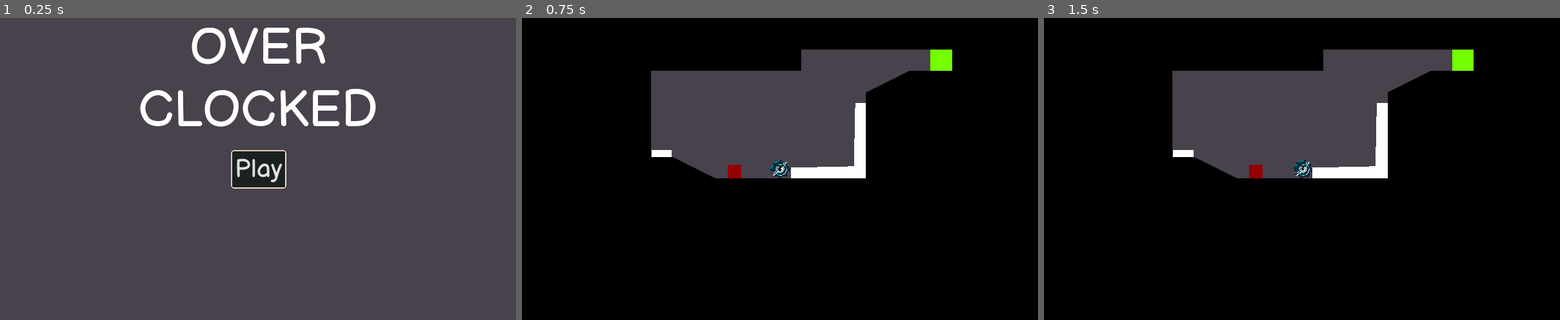
Above: before the commit, frames 1-3 (left to right).
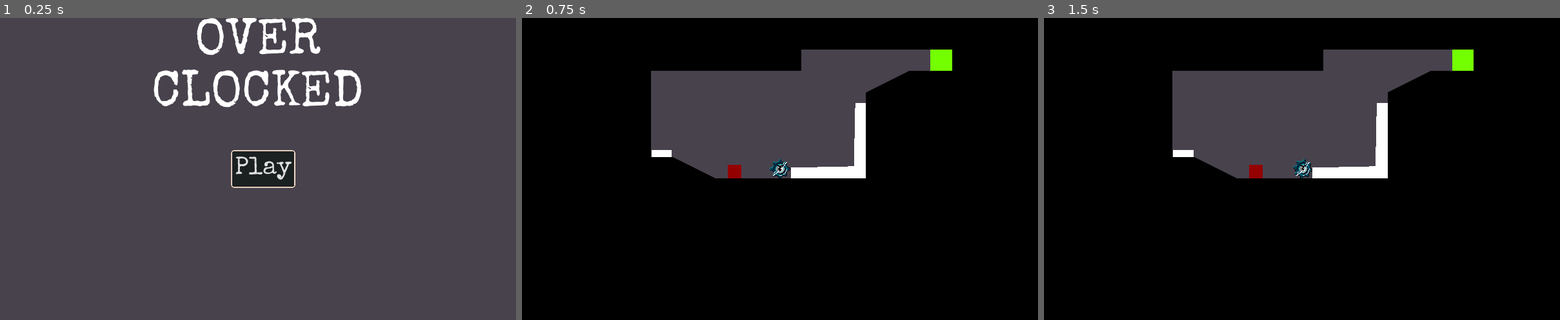
Above: after the commit, the same moments.

Repository: AlaraBread/Overclocked
Game: Godot game, scene res://menus/MainMenu.tscn
Two runs of this game, one before a commit and one after it. Both use one fixed random seed, a clock stepped at 60 frames per second and the inputs below.
Inputs:
- Up to frame 1 (0.25 s): no input
- Up to frame 2 (0.75 s): click "Play" at 0.5 s
- Up to frame 3 (1.5 s): tap Enter at 1.25 s; hold D (right) from 1.28 s (still down)

The runs differ from the first frame. In frame 1, 6.1% of the frame differs, in the area x 27-73%, y 0-57%; in frame 2, nothing differs; in frame 3, nothing differs.

Commit message:
moving platforms and conveyor belts

Diff:
--- a/assets/theme/Theme.tres
+++ b/assets/theme/Theme.tres
@@ -1,10 +1,10 @@
 [gd_resource type="Theme" load_steps=8 format=2]
 
-[ext_resource path="res://assets/theme/BalsamiqSans-Regular.ttf" type="DynamicFontData" id=1]
+[ext_resource path="res://assets/theme/SpecialElite-Regular.ttf" type="DynamicFontData" id=2]
 
 [sub_resource type="DynamicFont" id=1]
 size = 50
-font_data = ExtResource( 1 )
+font_data = ExtResource( 2 )
 
 [sub_resource type="StyleBoxFlat" id=2]
 bg_color = Color( 0.113725, 0, 0.0196078, 1 )
@@ -73,7 +73,7 @@
 
 [sub_resource type="DynamicFont" id=6]
 size = 30
-font_data = ExtResource( 1 )
+font_data = ExtResource( 2 )
 
 [resource]
 default_font = SubResource( 6 )
--- a/game/Level.tscn
+++ b/game/Level.tscn
@@ -7,9 +7,9 @@
 [ext_resource path="res://assets/slant_bottom_right.png" type="Texture" id=5]
 [ext_resource path="res://assets/slant_top_left.png" type="Texture" id=6]
 [ext_resource path="res://assets/slant_bottom_left.png" type="Texture" id=7]
+[ext_resource path="res://assets/theme/SpecialElite-Regular.ttf" type="DynamicFontData" id=8]
 [ext_resource path="res://game/objects/ExitDoor.tscn" type="PackedScene" id=11]
 [ext_resource path="res://assets/theme/Theme.tres" type="Theme" id=12]
-[ext_resource path="res://assets/theme/BalsamiqSans-Regular.ttf" type="DynamicFontData" id=13]
 
 [sub_resource type="ConvexPolygonShape2D" id=1]
 points = PoolVector2Array( 64, 64, 0, 64, 0, 0, 64, 0 )
@@ -135,7 +135,7 @@
 
 [sub_resource type="DynamicFont" id=7]
 size = 70
-font_data = ExtResource( 13 )
+font_data = ExtResource( 8 )
 
 [node name="Level" type="Node2D"]
 pause_mode = 2
--- /dev/null
+++ b/game/objects/ConveyorBelt.gd
@@ -0,0 +1,6 @@
+extends StaticBody2D
+
+export(Vector2) var velocity = Vector2.RIGHT
+
+func time_scale_changed(t:float):
+	constant_linear_velocity = velocity*t
--- /dev/null
+++ b/game/objects/ConveyorBelt.tscn
@@ -0,0 +1,22 @@
+[gd_scene load_steps=3 format=2]
+
+[ext_resource path="res://game/objects/ConveyorBelt.gd" type="Script" id=1]
+
+[sub_resource type="RectangleShape2D" id=1]
+extents = Vector2( 128, 32 )
+
+[node name="ConveyorBelt" type="StaticBody2D"]
+script = ExtResource( 1 )
+
+[node name="CollisionShape2D" type="CollisionShape2D" parent="."]
+shape = SubResource( 1 )
+
+[node name="ColorRect" type="ColorRect" parent="."]
+margin_left = -128.0
+margin_top = -32.0
+margin_right = 128.0
+margin_bottom = 32.0
+color = Color( 0.87451, 0, 1, 1 )
+__meta__ = {
+"_edit_use_anchors_": false
+}
--- /dev/null
+++ b/game/objects/MovingPlatform.gd
@@ -0,0 +1,32 @@
+extends StaticBody2D
+
+export(Vector2) var offset = Vector2(64, 0)
+export(float) var speed:float = 1
+
+var initial_pos:Vector2
+var end_pos:Vector2
+var dir:Vector2
+func _ready():
+	if(offset.x < 0):
+		position.x += offset.x
+		offset.x *= -1
+	if(offset.y < 0):
+		position.y += offset.y
+		offset.y *= -1
+	initial_pos = position
+	end_pos = position+offset
+	dir = offset.normalized()
+
+func _physics_process(delta:float):
+	position += dir*(speed*delta*time_scale)
+	if((position-end_pos).length_squared() < 10):
+		dir = -Vector2(abs(dir.x), abs(dir.y))
+		constant_linear_velocity = dir*(speed*time_scale)
+	elif((position-initial_pos).length_squared() < 10):
+		dir = Vector2(abs(dir.x), abs(dir.y))
+		constant_linear_velocity = dir*(speed*time_scale)
+
+var time_scale:float = 1
+func time_scale_changed(t:float):
+	time_scale = t
+	constant_linear_velocity = dir*(speed*t)
--- /dev/null
+++ b/game/objects/MovingPlatform.tscn
@@ -0,0 +1,23 @@
+[gd_scene load_steps=3 format=2]
+
+[ext_resource path="res://game/objects/MovingPlatform.gd" type="Script" id=1]
+
+[sub_resource type="RectangleShape2D" id=1]
+extents = Vector2( 128, 32 )
+
+[node name="MovingPlatform" type="StaticBody2D"]
+script = ExtResource( 1 )
+speed = 100.0
+
+[node name="CollisionShape2D" type="CollisionShape2D" parent="."]
+shape = SubResource( 1 )
+
+[node name="ColorRect" type="ColorRect" parent="."]
+margin_left = -128.0
+margin_top = -32.0
+margin_right = 128.0
+margin_bottom = 32.0
+color = Color( 0.968627, 1, 0, 1 )
+__meta__ = {
+"_edit_use_anchors_": false
+}
--- a/menus/MainMenu.tscn
+++ b/menus/MainMenu.tscn
@@ -1,6 +1,6 @@
 [gd_scene load_steps=5 format=2]
 
-[ext_resource path="res://assets/theme/BalsamiqSans-Regular.ttf" type="DynamicFontData" id=1]
+[ext_resource path="res://assets/theme/SpecialElite-Regular.ttf" type="DynamicFontData" id=1]
 [ext_resource path="res://menus/MainMenu.gd" type="Script" id=2]
 [ext_resource path="res://assets/theme/Theme.tres" type="Theme" id=3]
 
Binary file added: assets/theme/SpecialElite-Regular.ttf
